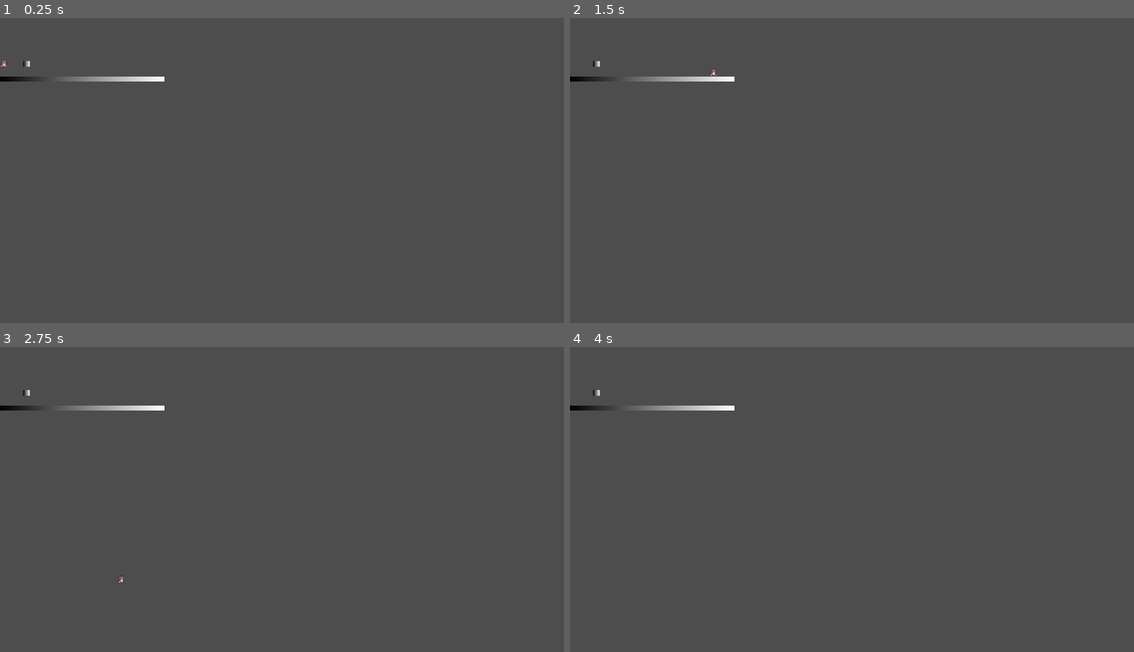
Above: before the commit, frames 1-4 (two rows, left to right).
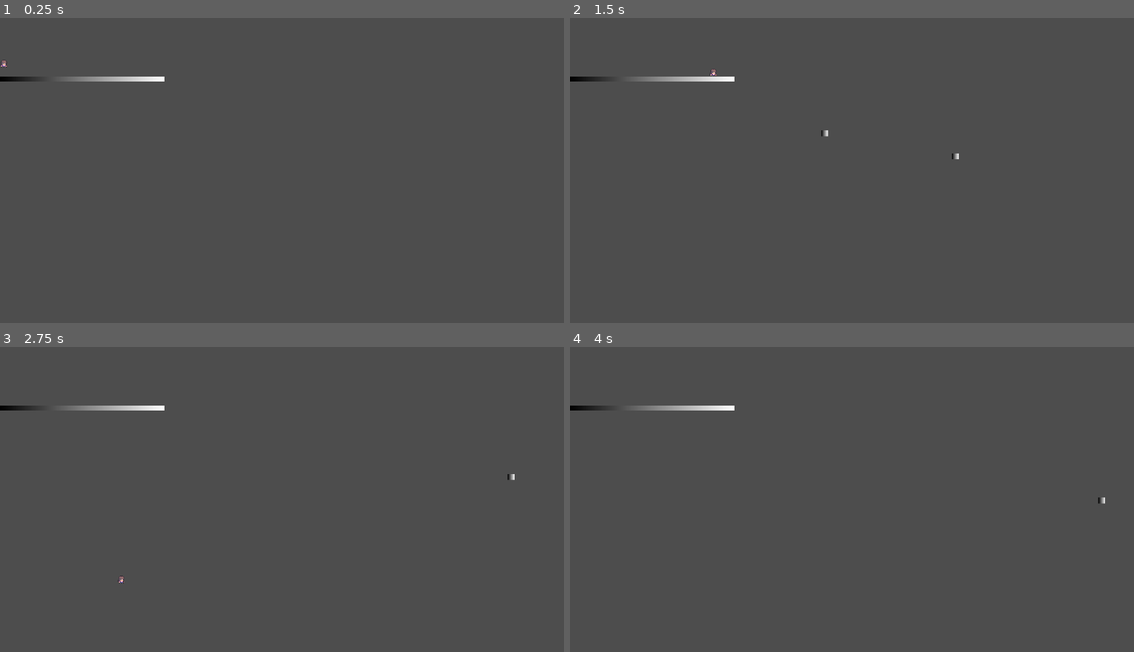
Above: after the commit, the same moments.

Repository: ajogerio/monkey-game
Game: Godot game, scene res://Scenes/player_scene.tscn
Same seed, same stepped clock (60 frames per second), same inputs: the game is played once before the commit and once after it.
Inputs (mouse positions are in pixels of both pictures, inside the frame that each line leads up to):
- Up to frame 1 (0.25 s): no input
- Up to frame 2 (1.5 s): tap Enter at 0.5 s; move the mouse to (976, 158) at 0.52 s; hold D (move_right) from 0.53 s (still down); click (976, 158) at 0.6 s; tap W (jump) at 0.77 s; tap Space at 1.25 s; move the mouse to (739, 188) at 1.27 s; click (739, 188) at 1.35 s
- Up to frame 3 (2.75 s): tap W (jump) at 1.52 s; move the mouse to (338, 432) at 2.02 s; release D (move_right) at 2.03 s; hold A (move_left) from 2.03 s (still down); click (338, 432) at 2.1 s
- Up to frame 4 (4 s): move the mouse to (823, 566) at 2.77 s; release A (move_left) at 2.78 s; hold D (move_right) from 2.78 s (still down); click (823, 566) at 2.85 s; tap W (jump) at 3.02, 3.77 s; move the mouse to (1021, 548) at 3.52 s; click (1021, 548) at 3.6 s

The runs differ from the first frame. In frame 1, less than 0.1% of the frame differs, in the area x 4-6%, y 14-16%; in frame 2, less than 0.1%, in the area x 4-69%, y 14-47%; in frame 3, less than 0.1%; in frame 4, less than 0.1%.
Error before the commit: Cannot call method 'instantiate' on a null value. (res://Scripts/player.gd:46)

Commit message:
chore: reorganize scenes

Diff:
--- a/Scenes/cookie_bullet_scene.tscn
+++ b/Scenes/cookie_bullet_scene.tscn
@@ -2,24 +2,22 @@
 
 [ext_resource type="Script" path="res://Scripts/cookie_bullet.gd" id="3_r6sp0"]
 
-[sub_resource type="Gradient" id="Gradient_j8m7e"]
+[sub_resource type="Gradient" id="Gradient_kea6s"]
 
-[sub_resource type="GradientTexture2D" id="GradientTexture2D_7s7hb"]
-gradient = SubResource("Gradient_j8m7e")
+[sub_resource type="GradientTexture2D" id="GradientTexture2D_ah22x"]
+gradient = SubResource("Gradient_kea6s")
 
-[sub_resource type="CircleShape2D" id="CircleShape2D_hm863"]
+[sub_resource type="CircleShape2D" id="CircleShape2D_xe07u"]
 
-[node name="Cookie Bullet Scene" type="Node2D"]
-
-[node name="Cookie_Bullet" type="Area2D" parent="."]
-position = Vector2(-178, 44)
+[node name="Cookie_Bullet" type="Area2D"]
+position = Vector2(185, 134)
 script = ExtResource("3_r6sp0")
 metadata/_edit_group_ = true
 
-[node name="Sprite2D" type="Sprite2D" parent="Cookie_Bullet"]
+[node name="Cookie Sprite" type="Sprite2D" parent="."]
 position = Vector2(2.26498e-06, 0)
 scale = Vector2(0.21875, 0.1875)
-texture = SubResource("GradientTexture2D_7s7hb")
+texture = SubResource("GradientTexture2D_ah22x")
 
-[node name="CollisionShape2D" type="CollisionShape2D" parent="Cookie_Bullet"]
-shape = SubResource("CircleShape2D_hm863")
+[node name="Cookie Hitbox" type="CollisionShape2D" parent="."]
+shape = SubResource("CircleShape2D_xe07u")
--- a/Scenes/player_scene.tscn
+++ b/Scenes/player_scene.tscn
@@ -1,8 +1,8 @@
-[gd_scene load_steps=14 format=3 uid="uid://lyabiikwtq6h"]
+[gd_scene load_steps=11 format=3 uid="uid://lyabiikwtq6h"]
 
 [ext_resource type="Script" path="res://Scripts/player.gd" id="1_olb5b"]
+[ext_resource type="PackedScene" uid="uid://bp5neqwnb18rc" path="res://Scenes/cookie_bullet_scene.tscn" id="2_bowr6"]
 [ext_resource type="Texture2D" uid="uid://3herub60pkpq" path="res://Sprites/Player/cb character idle sprite.png" id="2_ulh0l"]
-[ext_resource type="Script" path="res://Scripts/cookie_bullet.gd" id="3_tb6co"]
 
 [sub_resource type="Animation" id="Animation_axjhf"]
 length = 0.001
@@ -55,32 +55,26 @@
 width = 336
 height = 10
 
-[sub_resource type="Gradient" id="Gradient_j8m7e"]
-
-[sub_resource type="GradientTexture2D" id="GradientTexture2D_mfe1m"]
-gradient = SubResource("Gradient_j8m7e")
-
-[sub_resource type="CircleShape2D" id="CircleShape2D_o4n0b"]
-
 [node name="Player Scene" type="Node2D"]
 position = Vector2(232, 57)
 
 [node name="Player" type="CharacterBody2D" parent="."]
 position = Vector2(-225, 10)
 script = ExtResource("1_olb5b")
+cookie_bullet_scene = ExtResource("2_bowr6")
 metadata/_edit_group_ = true
 
-[node name="Sprite2D" type="Sprite2D" parent="Player"]
+[node name="Player Sprite" type="Sprite2D" parent="Player"]
 texture_filter = 1
 texture = ExtResource("2_ulh0l")
 hframes = 3
 
-[node name="AnimationPlayer" type="AnimationPlayer" parent="Player/Sprite2D"]
+[node name="AnimationPlayer" type="AnimationPlayer" parent="Player/Player Sprite"]
 libraries = {
 "": SubResource("AnimationLibrary_anggn")
 }
 
-[node name="CollisionShape2D" type="CollisionShape2D" parent="Player"]
+[node name="Player Hitbox" type="CollisionShape2D" parent="Player"]
 visible = false
 shape = SubResource("RectangleShape2D_3laj3")
 
@@ -91,23 +85,10 @@
 position = Vector2(-63, 75)
 metadata/_edit_group_ = true
 
-[node name="CollisionShape2D" type="CollisionShape2D" parent="Floor"]
+[node name="Floor Hitbox" type="CollisionShape2D" parent="Floor"]
 position = Vector2(0, -0.5)
 shape = SubResource("RectangleShape2D_80rkq")
 
-[node name="Sprite2D" type="Sprite2D" parent="Floor"]
+[node name="Floor Sprite" type="Sprite2D" parent="Floor"]
 position = Vector2(-1, 0)
 texture = SubResource("GradientTexture2D_k6lgg")
-
-[node name="Cookie_Bullet" type="Area2D" parent="."]
-position = Vector2(-178, 44)
-script = ExtResource("3_tb6co")
-metadata/_edit_group_ = true
-
-[node name="Sprite2D" type="Sprite2D" parent="Cookie_Bullet"]
-position = Vector2(2.26498e-06, 0)
-scale = Vector2(0.21875, 0.1875)
-texture = SubResource("GradientTexture2D_mfe1m")
-
-[node name="CollisionShape2D" type="CollisionShape2D" parent="Cookie_Bullet"]
-shape = SubResource("CircleShape2D_o4n0b")
--- a/Scripts/player.gd
+++ b/Scripts/player.gd
@@ -11,7 +11,7 @@
 
 func _ready():
 	# play animation
-	$Sprite2D/AnimationPlayer.play("idle")
+	$"Player Sprite"/AnimationPlayer.play("idle")
 
 func _physics_process(delta: float) -> void:
 	# horizontal movement:
@@ -38,7 +38,7 @@
 # part, it checks the nodes one by one and asks if the input belongs
 # to them. In this case, if we click, it belongs to us and we handle it
 # below
-func _unhandled_input(event):
+func _unhandled_input(_event):
 	if Input.is_action_just_pressed("shoot"):
 		shoot()
 
